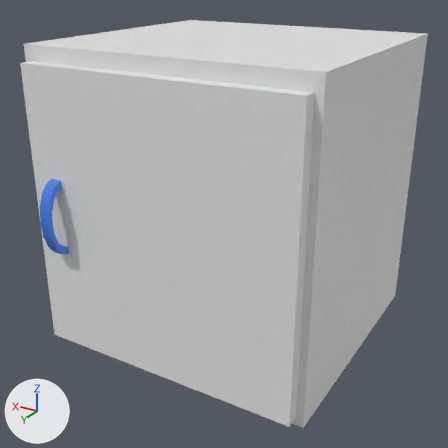
What one commit did to the FBX model Assets/Art/Laboratory/Models/Furniture/Desk/Container_Door_L.fbx.
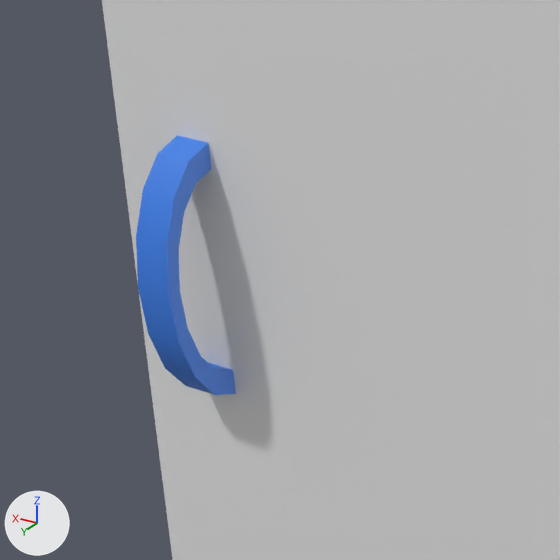
There are two pictures of each version: one whole from a 50 mm camera at (-0.843, 1.478, 1.037) aimed at (-0.006, 0.083, 0.339), one close up on the part from 0% to 37% of the width and 31% to 68% of the height. Every picture has the same lights, and +X, +Y and +Z are marked at lower left. Where no turn or scale is listed for an object, it has been applied to the vertices.

Objects in the first close-up: 'Door_L', 'Handle_vert_L'.
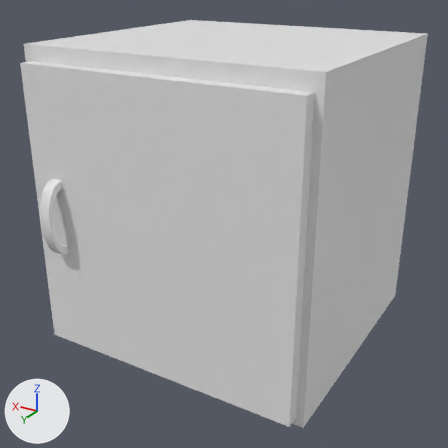
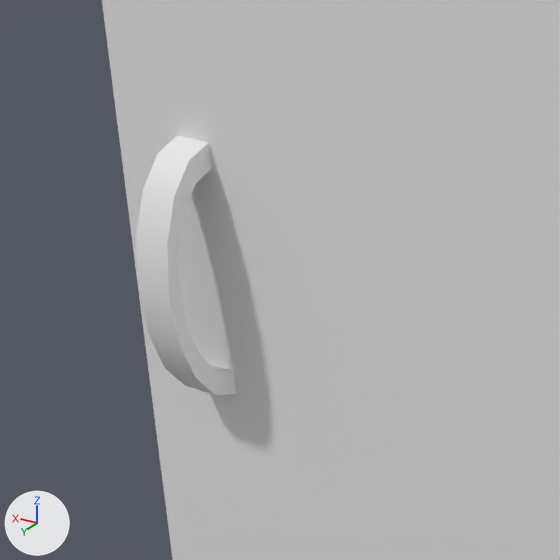
Where the newer file only moved an object's origin or applied its transform, the numbers keep the older frame.

The change, as a list of edits to the scene's bpy script:
```text
Change me_cylinder_003:
    where me_cylinder_003.from_pydata(...)  # 36 vertices, 32 faces; spans x -0.016..0.016, y 0.0..0.056, z -0.104..0.104
    remove me_cylinder_003.materials.append(mat_desk_door_handle)  # blue #3b7fe7
```

Boxes [x1, y1, x2, y2] around the edits, measured in the close-ups (560 x 560 px):
'Handle_vert_L', recoloured (blue to white)
    both: [136, 136, 236, 395]
